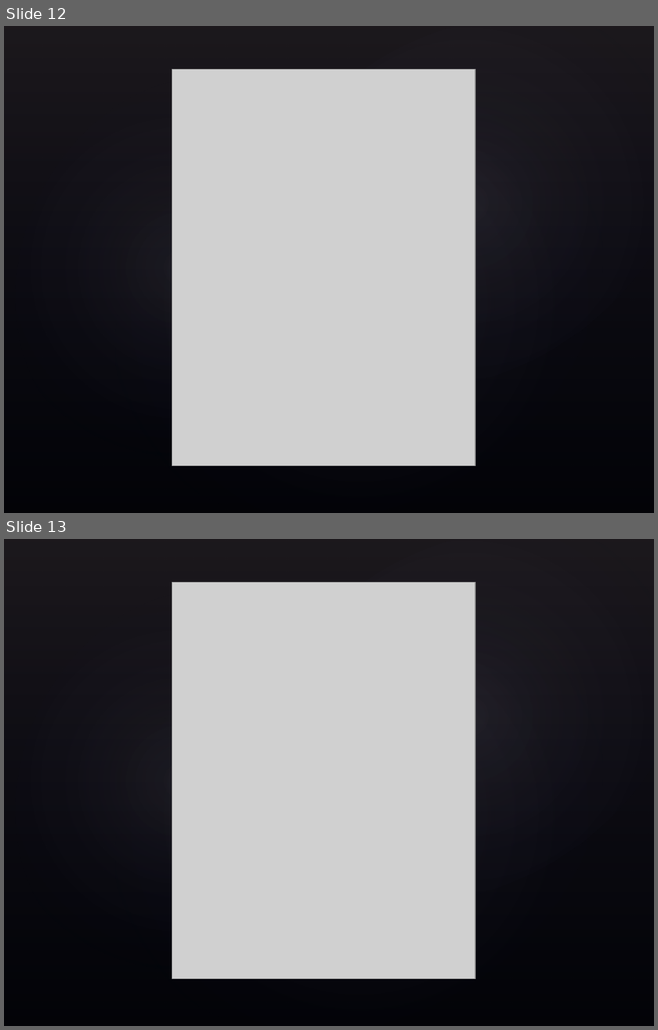
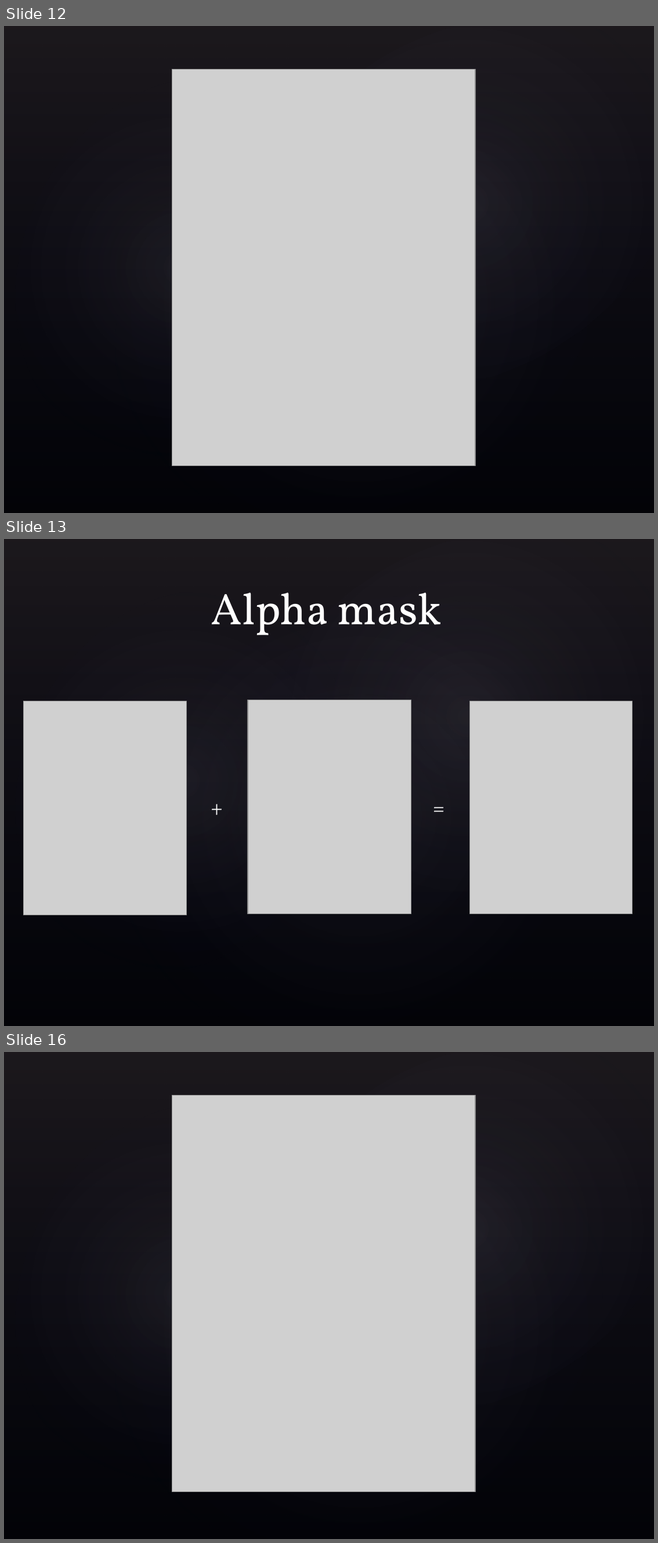
Before and after one commit to rarietta/FaceReplacement, a slide deck: FinalReport/Automatic Face Detection & Replacement Slideshow.pptx. Shown one above the other, each under a label of ours: slides 12 and 13 before the commit, slides 12, 13 and 16 after it; the slides between them are not shown. The pictures are 658x1030 and 658x1543 pixels, drawn with LibreOffice and Linux fonts; fonts in the diff are those of the drawing; grey boxes stand for pictures; background and template pictures are left out. Boxes give left, top, right and bottom in pixels: in the first picture for what was removed or moved away, otherwise in the second. Text is boxed around its words. In the diff, an @@ line names an element or a change of style, - is before the commit and + after.

```diff
--- a/FinalReport/Automatic Face Detection & Replacement Slideshow.pptx
+++ b/FinalReport/Automatic Face Detection & Replacement Slideshow.pptx
@@ slide 13 added at (x1=4, y1=539, x2=654, y2=1026), background picture (left out); not listed: 4 template elements that a slide beside it also shows @@
@@ title added at (x1=211, y1=592, x2=442, y2=635), 49 pt, text #FFFFFF @@
+Alpha mask
@@ picture added at (x1=24, y1=701, x2=187, y2=915) @@
@@ picture added at (x1=248, y1=700, x2=411, y2=914) @@
@@ picture added at (x1=470, y1=701, x2=632, y2=914) @@
@@ text added at (x1=204, y1=790, x2=237, y2=823), 24 pt, text #FFFFFF @@
++
@@ text added at (x1=426, y1=790, x2=459, y2=823), 24 pt, text #FFFFFF @@
+=
@@ what was slide 13 is now slide 16 @@
```
Also in this commit, not shown: 11 other slides added, 35 other files.
